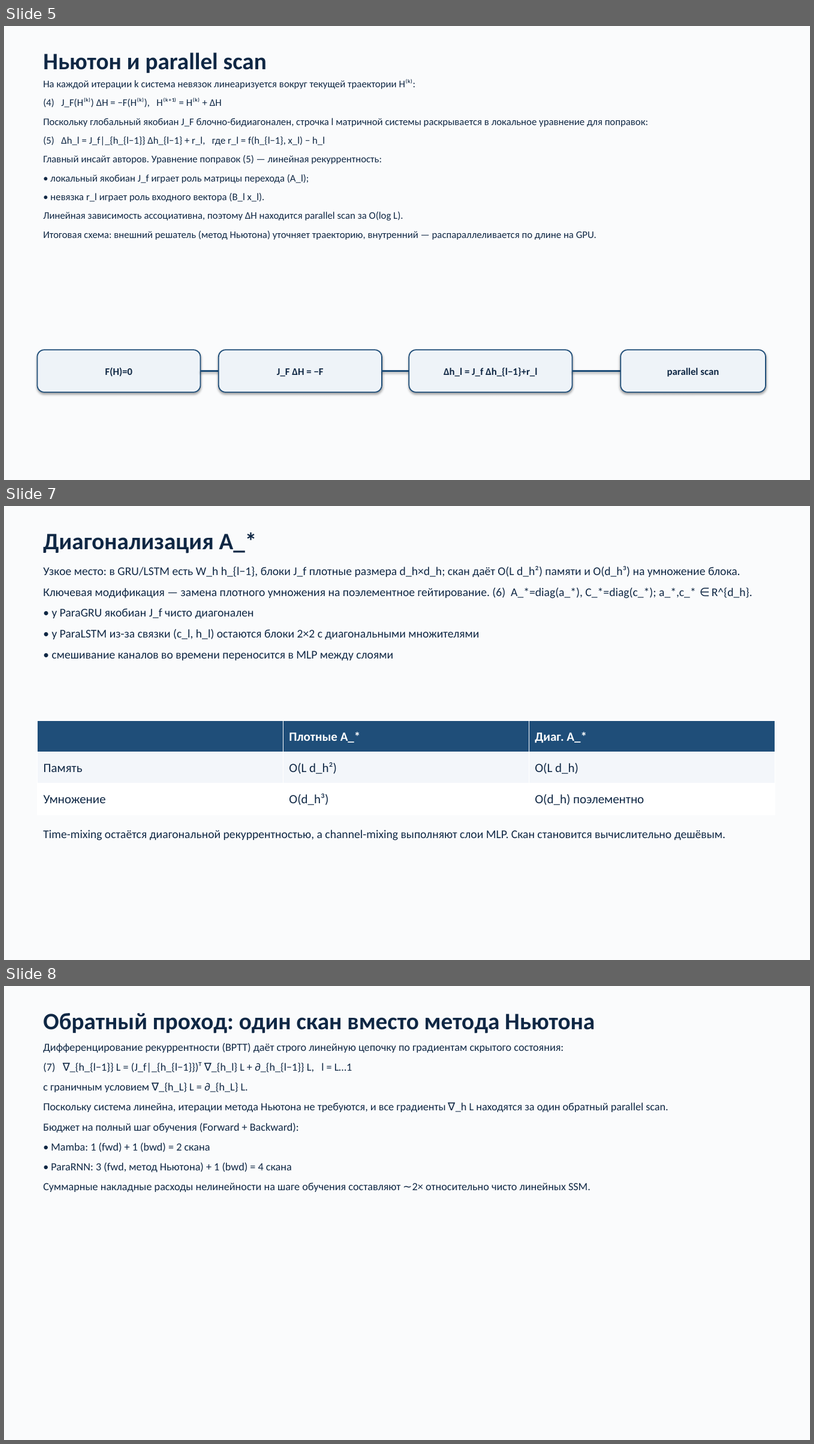
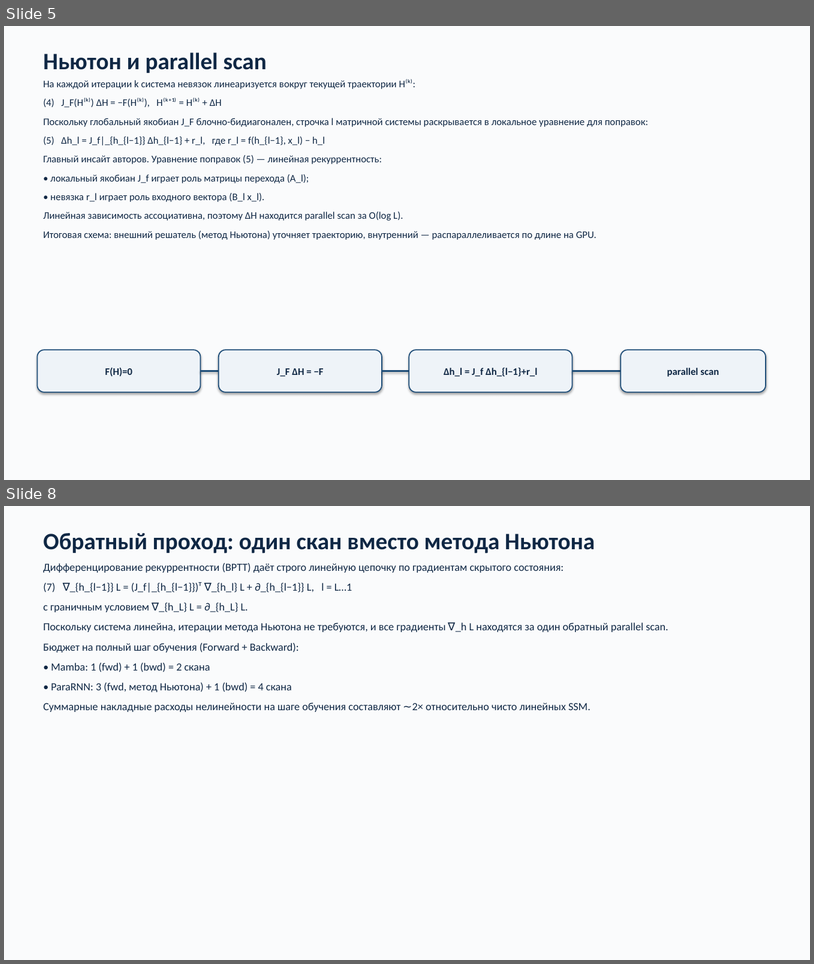
Before and after one commit to bugkira/eff-nn-hw2, a slide deck: presentation/ParaRNN-draft.pptx. Shown one above the other, each under a label of ours: slides 5, 7 and 8 before the commit, slides 5 and 8 after it; the slides between them are not shown. The pictures are 814x1444 and 814x964 pixels, drawn with LibreOffice and Linux fonts; fonts in the diff are those of the drawing. Boxes give left, top, right and bottom in pixels: in the first picture for what was removed or moved away, otherwise in the second. Text is boxed around its words. In the diff, an @@ line names an element or a change of style, - is before the commit and + after.

Commit message:
Update ParaRNN slides after narrative pass.
Tighten Newton convergence, diagonalization critique, and asymptotics
wording; refresh PDF/PPTX exports.

```diff
--- a/presentation/ParaRNN-draft.pptx
+++ b/presentation/ParaRNN-draft.pptx
@@ slide 7 removed at [4, 506, 810, 960], background #FAFBFC @@
@@ text removed at [43, 532, 257, 553] @@
-Диагонализация A_*
@@ text removed at [43, 566, 753, 661] @@
-Узкое место: в GRU/LSTM есть W_h h_{l−1}, блоки J_f плотные размера d_h×d_h; скан даёт O(L d_h²) памяти и O(d_h³) на умножение блока.
-Ключевая модификация — замена плотного умножения на поэлементное гейтирование. (6) A_*=diag(a_*), C_*=diag(c_*); a_*,c_* ∈ R^{d_h}.
-• у ParaGRU якобиан J_f чисто диагонален
-• у ParaLSTM из-за связки (c_l, h_l) остаются блоки 2×2 с диагональными множителями
-• смешивание каналов во времени переносится в MLP между слоями
@@ table removed at [37, 721, 776, 814], 3 rows, 3 columns @@
- | Плотные A_* | Диаг. A_*
-Память | O(L d_h²) | O(L d_h)
-Умножение | O(d_h³) | O(d_h) поэлементно
@@ text removed at [43, 829, 726, 840] @@
-Time-mixing остаётся диагональной рекуррентностью, а channel-mixing выполняют слои MLP. Скан становится вычислительно дешёвым.
```
Also in this commit, not shown: 1 slide changed, 1 slide added, 4 other files.
